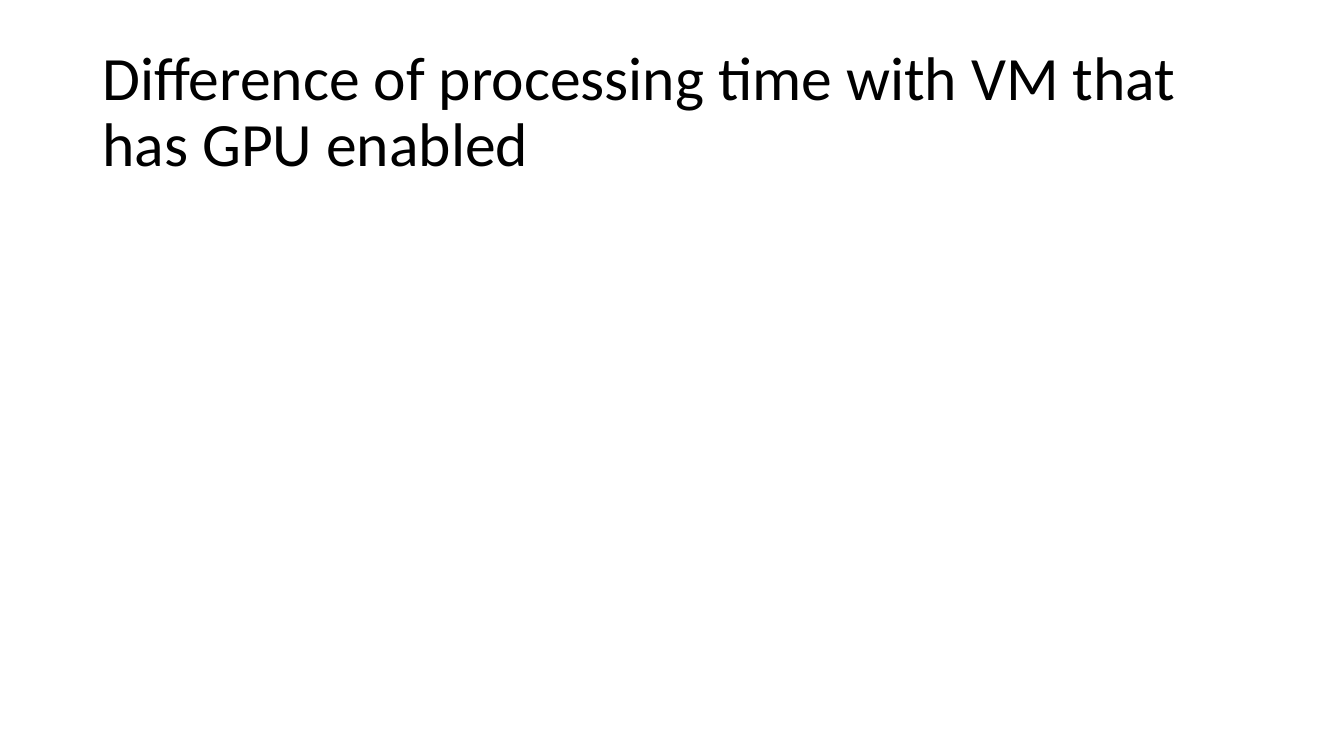
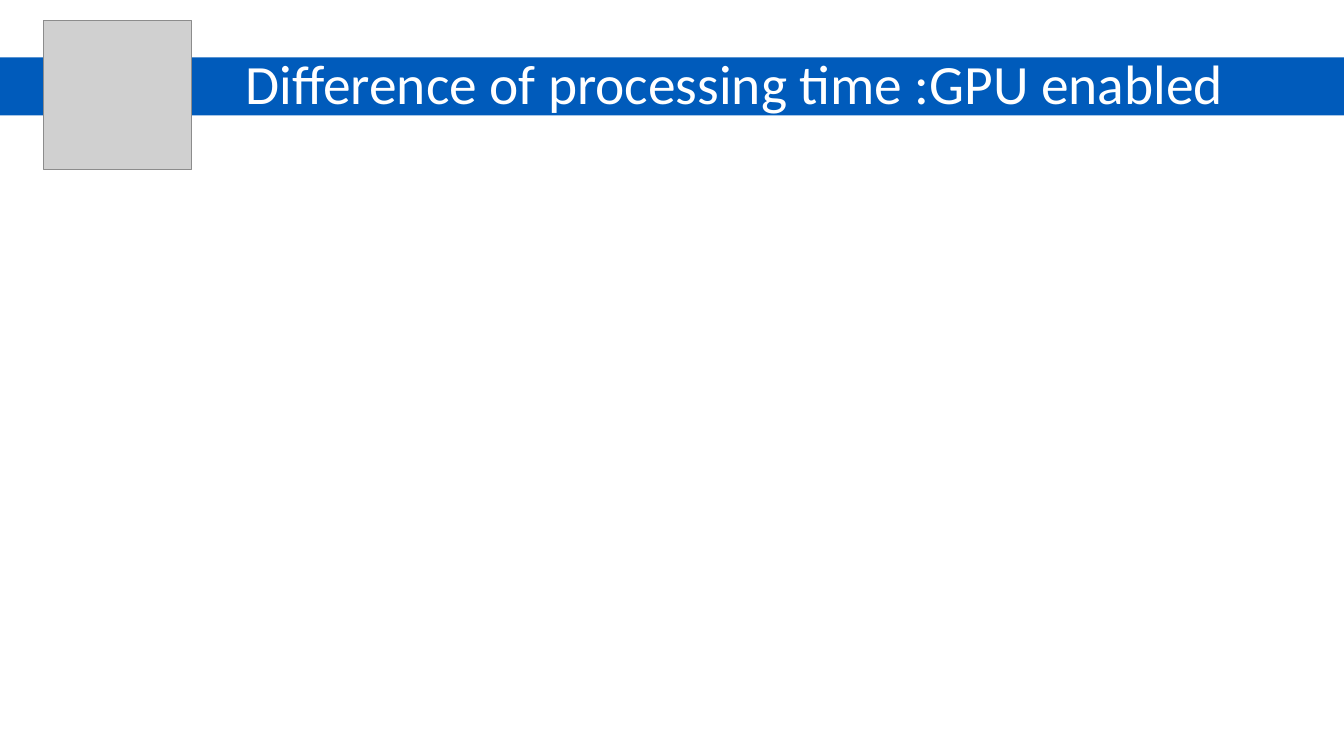
Before and after one commit to GiuliaCiaramella/yolov5, a slide deck: slide 10 of week_11_presentation.pptx. Drawn at 1344x756 pixels with LibreOffice and Linux fonts; fonts in the diff are those of the drawing; grey boxes stand for pictures. Boxes give left, top, right and bottom in pixels: in the first picture for what was removed or moved away, otherwise in the second. Text is boxed around its words. In the diff, an @@ line names an element or a change of style, - is before the commit and + after.

Commit message:
update presentation style

```diff
--- a/week_11_presentation.pptx
+++ b/week_11_presentation.pptx
@@ picture added at box(43, 20, 192, 169) @@
@@ rectangle added at box(0, 57, 1344, 116), fill #005BBB @@
@@ title at box(246, 65, 1223, 118): text changed; size 44 to 39.6 pt; text colour #000000 to #FFFFFF @@
-Difference of processing time with VM that has GPU enabled
+Difference of processing time :GPU enabled
```
Also in this commit, not shown: 9 other slides changed.
